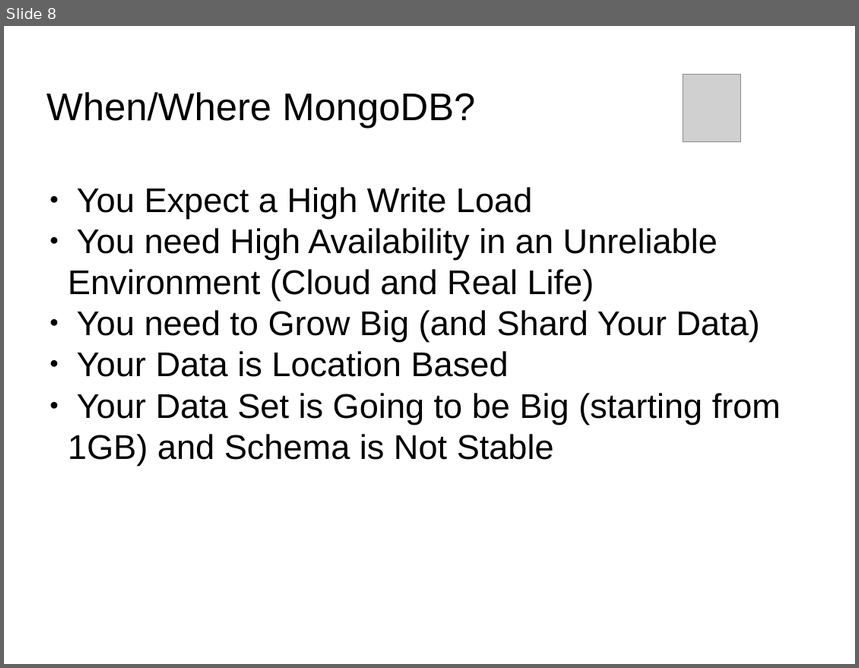
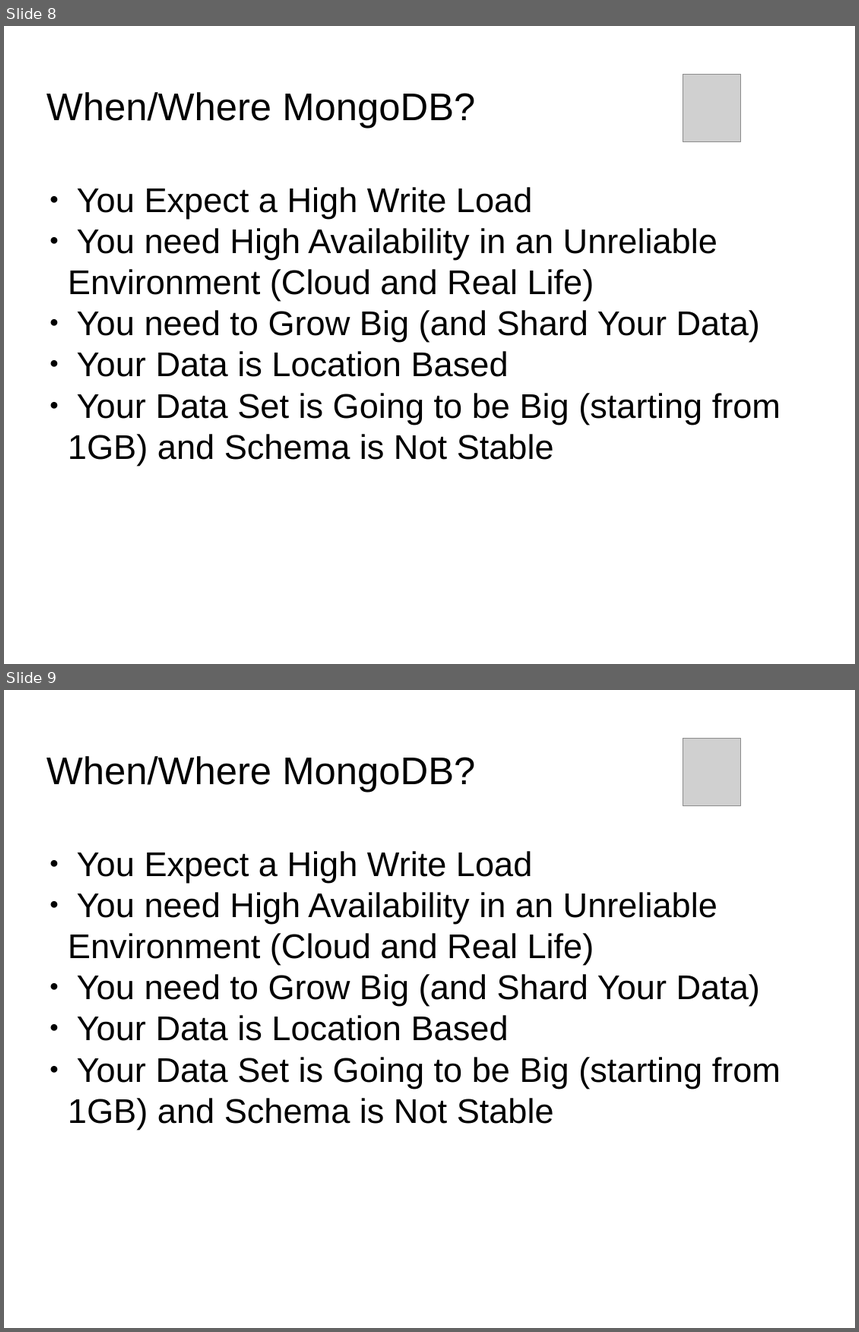
Before and after one commit to Bhakti/mongo_session, a slide deck: MongoDB_Session.odp. Shown one above the other, each under a label of ours: slide 8 before the commit, slides 8 and 9 after it. The pictures are 859x668 and 859x1332 pixels, drawn with LibreOffice and Linux fonts; fonts in the diff are those of the drawing; grey boxes stand for pictures; background and template pictures are left out. Boxes give left, top, right and bottom in pixels: in the first picture for what was removed or moved away, otherwise in the second. Text is boxed around its words. In the diff, an @@ line names an element or a change of style, - is before the commit and + after.

```diff
--- a/MongoDB_Session.odp
+++ b/MongoDB_Session.odp
@@ slide 9 added at (4,690,855,1328), background picture (left out) @@
@@ title added at (47,756,475,792), 36 pt, text #000000 @@
+When/Where MongoDB?
@@ picture added at (683,738,742,806) @@
@@ subtitle added at (68,851,781,1130), 32 pt, text #000000 @@
+● You Expect a High Write Load
+● You need High Availability in an Unreliable Environment (Cloud and Real Life)
+● You need to Grow Big (and Shard Your Data)
+● Your Data is Location Based
+● Your Data Set is Going to be Big (starting from 1GB) and Schema is Not Stable
```
Also in this commit, not shown: 5 slides changed, 2 other slides added, 2 slides removed, 2 other files.
